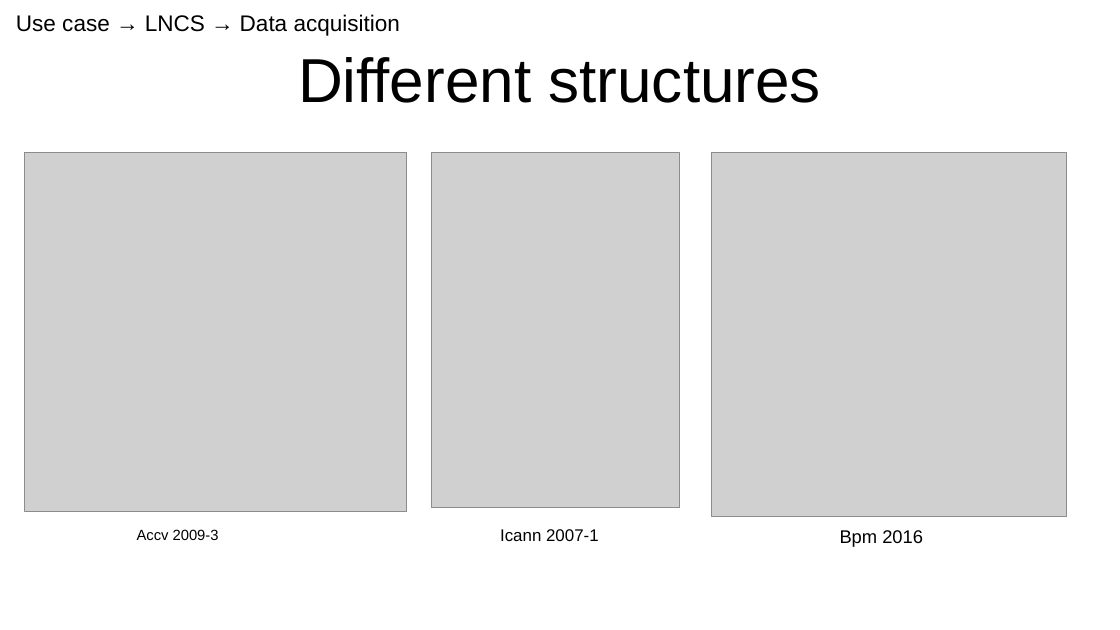
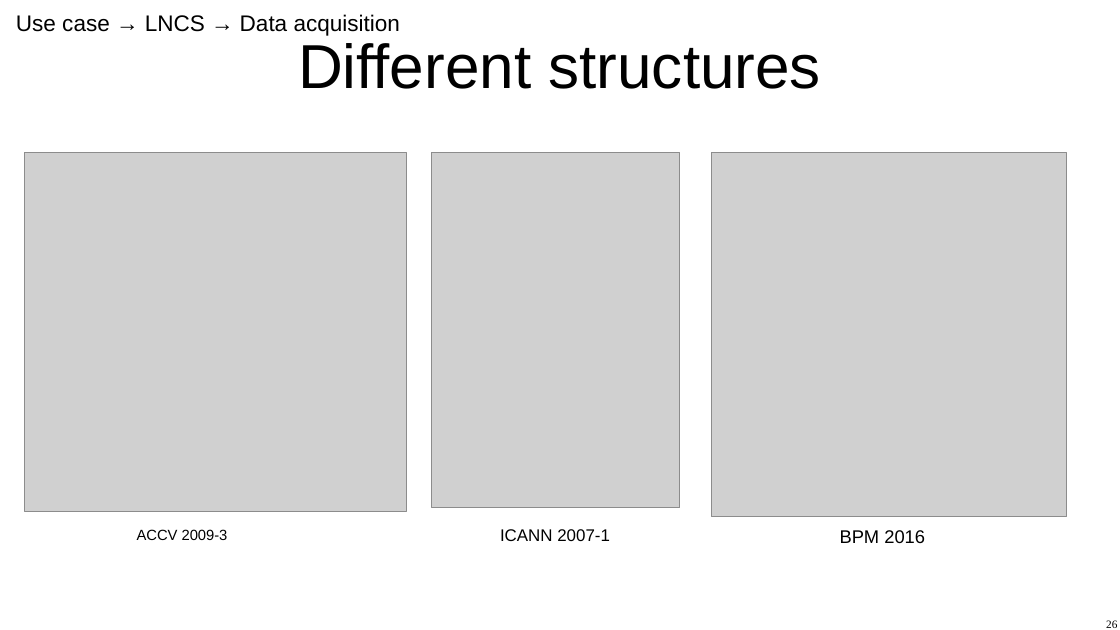
Before and after one commit to XibrenX/MasterThesis, a slide deck: slide 26 of slides/presentatie.odp (slide 24 before the commit). Drawn at 1120x630 pixels with LibreOffice and Linux fonts; fonts in the diff are those of the drawing; grey boxes stand for pictures. Boxes give left, top, right and bottom in pixels: in the first picture for what was removed or moved away, otherwise in the second. Text is boxed around its words. In the diff, an @@ line names an element or a change of style, - is before the commit and + after.

```diff
--- a/slides/presentatie.odp
+++ b/slides/presentatie.odp
@@ title "Different structures": place and size @@
-title "Different structures" at [298,57,821,103]
+title "Different structures" at [298,43,821,89]
@@ text at [137,529,228,540]: text changed @@
-Accv 2009-3
+ACCV 2009-3
@@ text at [500,529,610,541]: text changed @@
-Icann 2007-1
+ICANN 2007-1
@@ text at [840,530,925,543]: text changed @@
-Bpm 2016
+BPM 2016
@@ page number added at [1106,620,1117,628], 8 pt, text #000000 @@
+26
```
Also in this commit, not shown: 34 other slides changed, 7 slides added, 1 slide removed, 5 other files.
